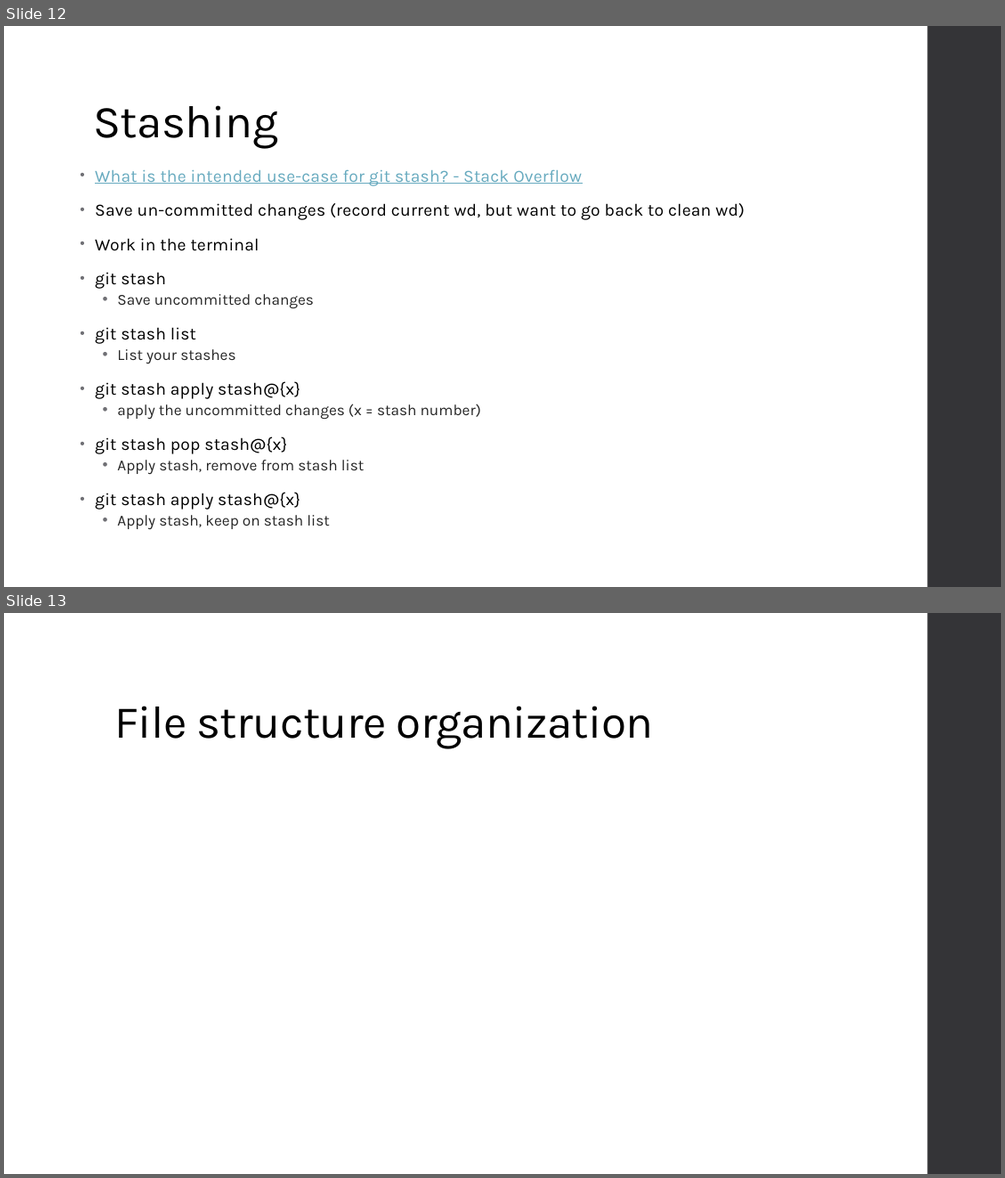
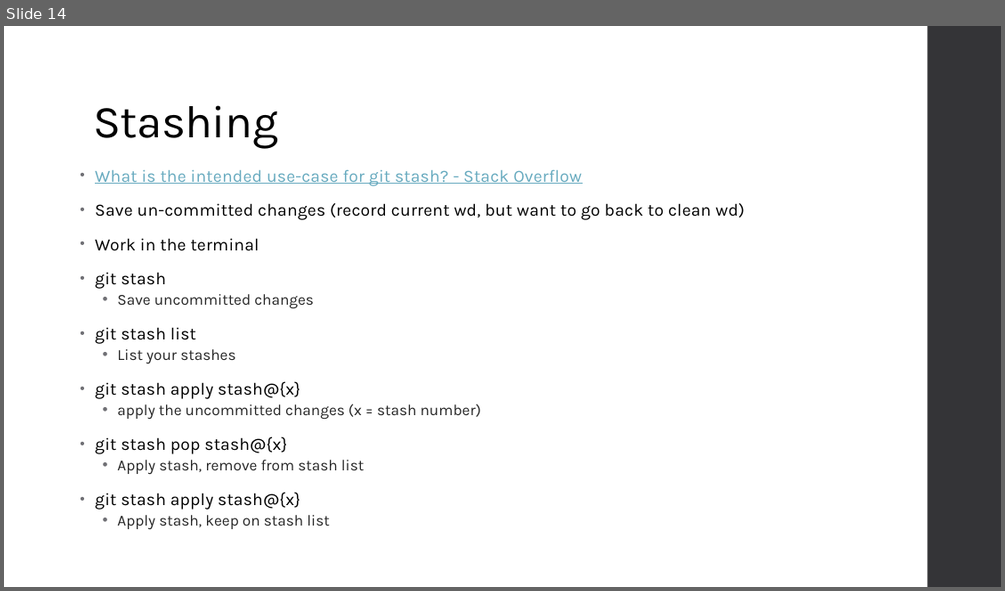
Before and after one commit to BDO-Science/rteam, a slide deck: github/GitHub_introduction.pptx. Shown one above the other, each under a label of ours: slides 12 and 13 before the commit, slide 14 after it. The pictures are 1005x1178 and 1005x591 pixels, drawn with LibreOffice and Linux fonts; fonts in the diff are those of the drawing. Boxes give left, top, right and bottom in pixels: in the first picture for what was removed or moved away, otherwise in the second. Text is boxed around its words. In the diff, an @@ line names an element or a change of style, - is before the commit and + after.

```diff
--- a/github/GitHub_introduction.pptx
+++ b/github/GitHub_introduction.pptx
@@ slide 13 removed at (4, 613, 1001, 1174), background #FFFFFF; not listed: 1 template element that a slide beside it also shows @@
@@ title removed at (114, 706, 654, 748) @@
-File structure organization
@@ what was slide 12 is now slide 14 @@
```
Also in this commit, not shown: 8 slides changed, 5 slides added, 3 other slides removed.
